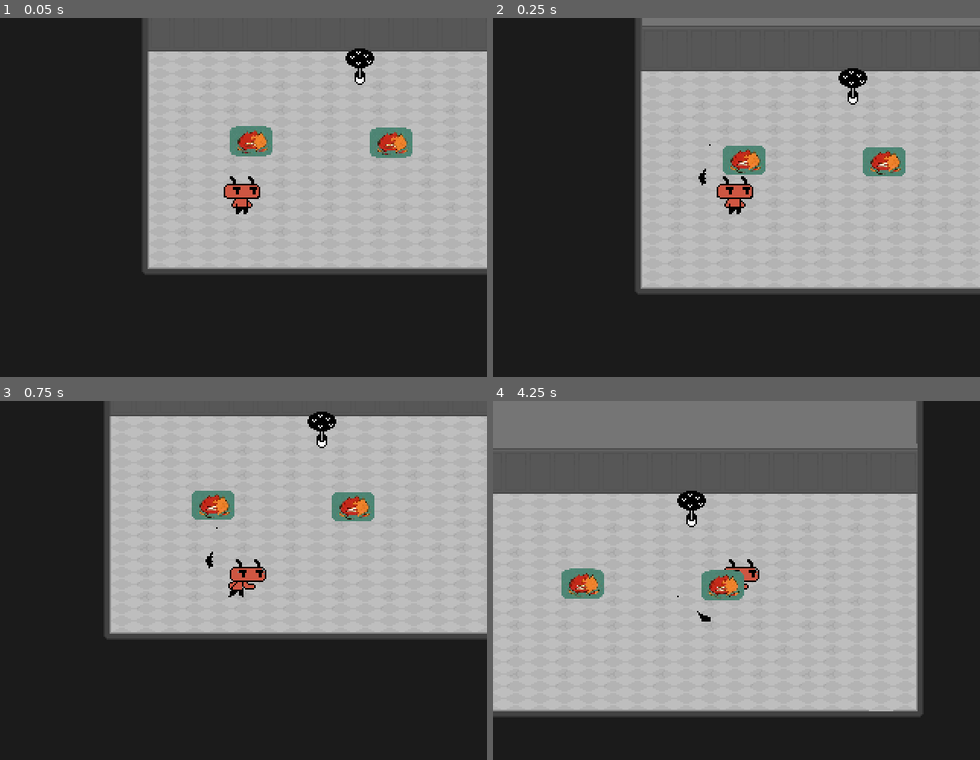
Above: before the commit, frames 1-4 (two rows, left to right).
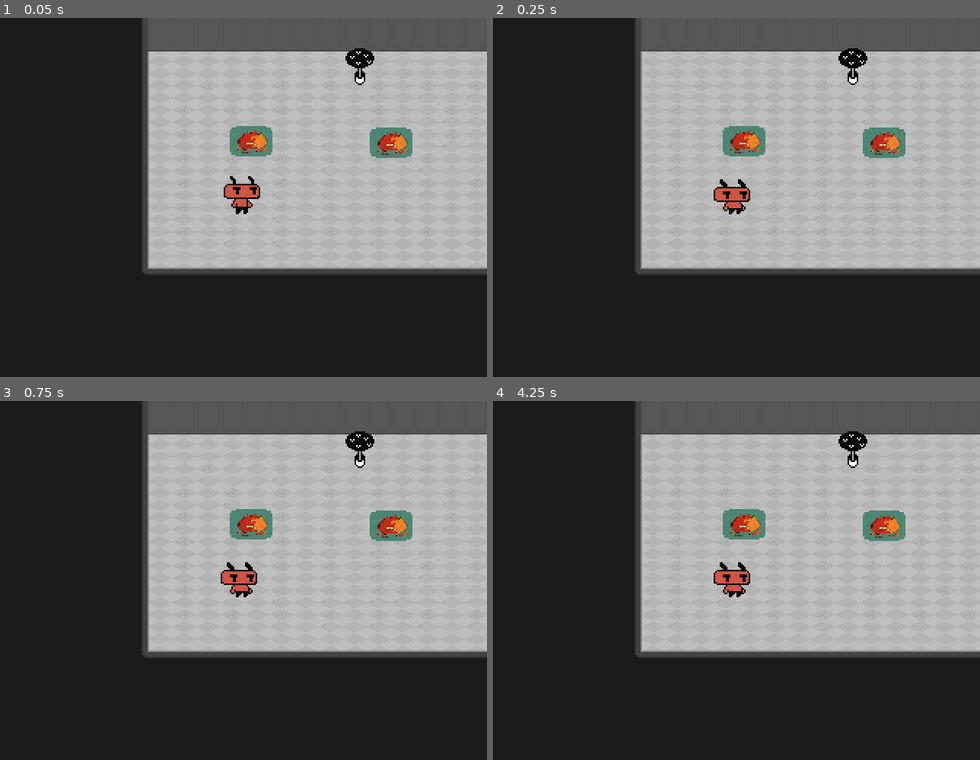
Above: after the commit, the same moments.

Repository: dead-rabbit-studio/hell-scout
Game: Godot game, scene res://main_game.tscn
Two runs of this game, one before a commit and one after it. Both use one fixed random seed, a clock stepped at 60 frames per second and the inputs below.
Inputs:
- Up to frame 1 (0.05 s): no input
- Up to frame 2 (0.25 s): no input
- Up to frame 3 (0.75 s): hold Right (move_right) from 0.53 s (still down); tap Space (attack) at 0.6 s
- Up to frame 4 (4.25 s): tap E (interact) at 0.8, 1.35, 2.3, 2.85, 3.8 s; release Right (move_right) at 1.28 s; hold Down (move_down) 1.28-2.03 s; tap Space (attack) at 1.55, 2.1, 3.05, 3.6 s; hold Right (move_right) 2.03-2.78 s; hold Up (move_up) 2.78-3.53 s; hold Left (move_left) from 3.53 s (still down)

Frame 1 is identical in both runs. In frame 2, 13% of the frame differs, in the area x 29-100%, y 0-77%; in frame 3, 18%; in frame 4, 64%, in the area x 0-100%, y 0-88%.
Error before the commit: Invalid access to property or key '_currentDirectionVector' on a base object of type 'CharacterBody2D (Player)'. (res://core/warpzone/WarpZone.gd:45)

Commit message:
feat: selecting command from linear regression

Diff:
--- a/core/controller/ai_controller.gd
+++ b/core/controller/ai_controller.gd
@@ -1,20 +1,5 @@
+class_name AiController
 extends Controller
-
-func _process(_delta):
-	if is_enabled:
-		var action = _choose_action()
-
-		print("AI Controller choosed action: " + str(action))
-		match action:
-			R.player_actions.attack:
-				print("AI Controller attack")
-				attacked.emit(true)
-			R.player_actions.interact:
-				print("AI Controller interact")
-				interact.emit()
-			action when action.contains("move"):
-				print("AI Controller moved")
-				moved.emit(_random_direction())
 
 func _choose_action() -> String:
 	var size: int = R.player_actions.keys().size()
@@ -24,3 +9,20 @@
 
 func _random_direction() -> Vector2:
 	return Vector2(randi_range(-1, 1), randi_range(-1, 1))
+
+
+func _on_neural_network_action_required(action:String) -> void:
+	if is_enabled:
+			print("AI Controller choosed action: " + str(action))
+			match action:
+				R.player_actions.attack:
+					print("AI Controller attack")
+					attacked.emit(true)
+				R.player_actions.interact:
+					print("AI Controller interact")
+					interact.emit()
+				action when action.contains("move"):
+					print("AI Controller moved")
+					moved.emit(_random_direction())
+				_:
+					print(action)
--- a/player/scouter/Player.gd
+++ b/player/scouter/Player.gd
@@ -71,6 +71,7 @@
 
 func _on_health_depleted():
 	die()
+
 func _on_interactor_interacted() -> void:
 	object_collected.emit()
 
--- /dev/null
+++ b/player/scouter/neural_network.gd
@@ -0,0 +1,68 @@
+extends Node
+
+# Signal to interact usually with the Controller node, to notify when an action was choosed.
+signal action_required(action: String)
+
+func _process(_delta):
+	compute(0.8, 1, 0)
+
+"""
+Computes take the inputs and normalize it as a probability for an action.
+
+ params:
+	- weight: represents the available commands. if it's has more than one input it should be a list.
+   - params: represents all available information at hand. ie.: Player world position, any information that it has about an object, if he sees something that is dangereous
+   - bias: represents any value to improve when weight is zero
+"""
+# TODO: Connect the param to receive some value like the player position and if the prize is near to him
+func compute(weight: float, params: float, bias: float) -> void:
+	var prediction = weight * params + bias
+	print("softmax prediction: " + str(prediction))
+	var softmax_denominator = softmax([prediction])
+
+	var action = choose_action(softmax_denominator)
+	action_required.emit(action)
+
+func softmax(predictions: Array, temperature: float = 1.0) -> Array:
+	var max_value = predictions[0]
+	for i in range(1, predictions.size()):
+		if predictions[i] > max_value:
+			max_value = predictions[i]
+
+	var exp_values = []
+	var sum_exp = 0.0
+	for prediction in predictions:
+		var exp_prediction = exp(prediction - max_value)
+		exp_values.append(exp_prediction)
+		sum_exp += exp_prediction
+
+	var softmax_values = []
+	for exp_value in exp_values:
+		softmax_values.append(exp_value / sum_exp)
+
+	print("softmax_values: " + str(softmax_values))
+
+	return softmax_values
+
+
+func choose_action(probabilities: Array) -> String:
+	var rand_val = randf()
+	var cumulative = 0.0
+
+	var selected_action = -1
+
+	for i in range(probabilities.size()):
+		cumulative += probabilities[i]
+		if rand_val <= cumulative:
+			selected_action = i
+			break
+
+	selected_action = probabilities.size() - 1
+
+	if selected_action == -1:
+		selected_action = probabilities.size() - 1
+
+	var choosed_action = R.player_actions.keys()[selected_action]
+	print("softmax choosed action: " + choosed_action)
+
+	return choosed_action
--- a/player/scouter/player.tscn
+++ b/player/scouter/player.tscn
@@ -7,6 +7,7 @@
 [ext_resource type="Script" path="res://player/scouter/Animator.gd" id="5_la07l"]
 [ext_resource type="Script" path="res://core/interaction/interactor.gd" id="6_lvn4h"]
 [ext_resource type="Script" path="res://core/controller/ai_controller.gd" id="7_5ys7x"]
+[ext_resource type="Script" path="res://player/scouter/neural_network.gd" id="8_lldpg"]
 
 [sub_resource type="RectangleShape2D" id="RectangleShape2D_lmx7v"]
 size = Vector2(24, 5)
@@ -349,8 +350,12 @@
 position = Vector2(1, 0)
 script = ExtResource("7_5ys7x")
 
+[node name="NeuralNetwork" type="Node" parent="."]
+script = ExtResource("8_lldpg")
+
 [connection signal="depleted" from="Health" to="." method="_on_health_depleted"]
 [connection signal="interacted" from="Interactor" to="." method="_on_interactor_interacted"]
 [connection signal="attacked" from="Controller" to="." method="_on_controller_attacked"]
 [connection signal="interact" from="Controller" to="." method="_on_controller_interact"]
 [connection signal="moved" from="Controller" to="." method="_on_controller_moved"]
+[connection signal="action_required" from="NeuralNetwork" to="Controller" method="_on_neural_network_action_required"]
Not shown: 1 places in player/scouter/player.tscn that only renumber resources
